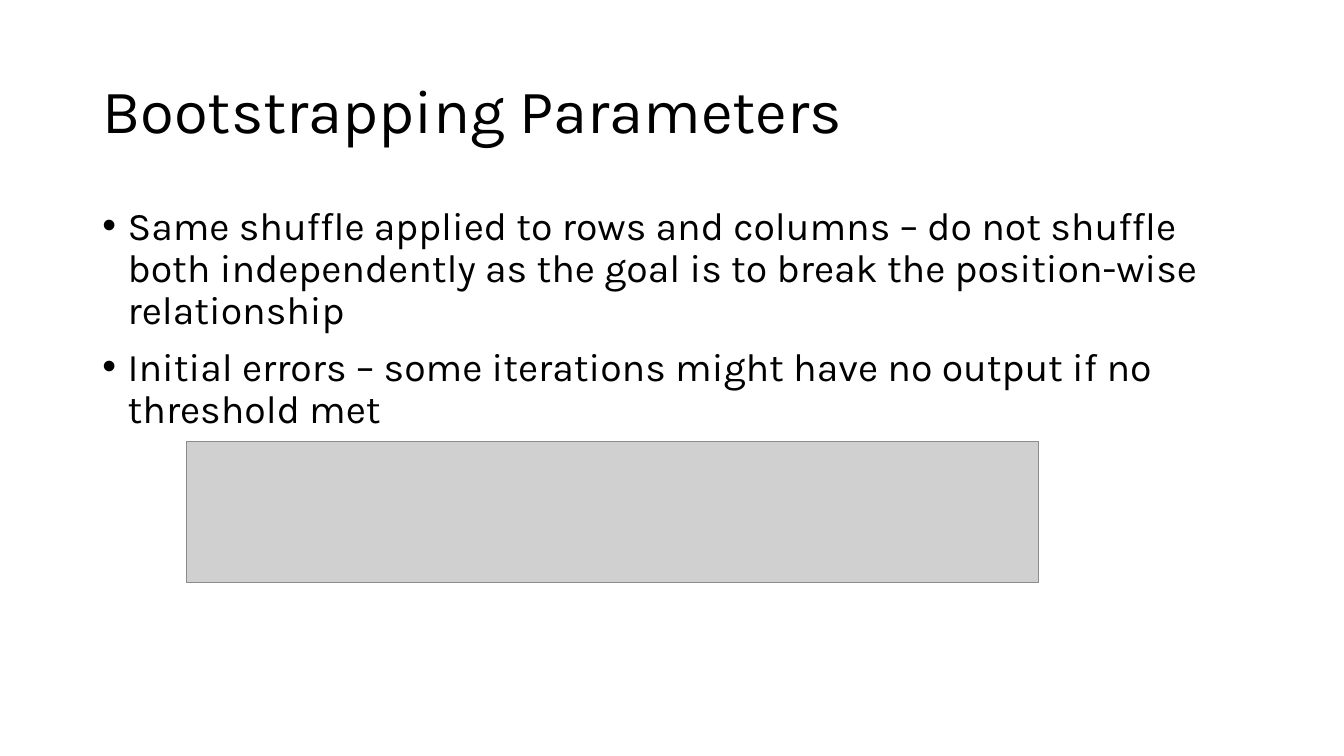
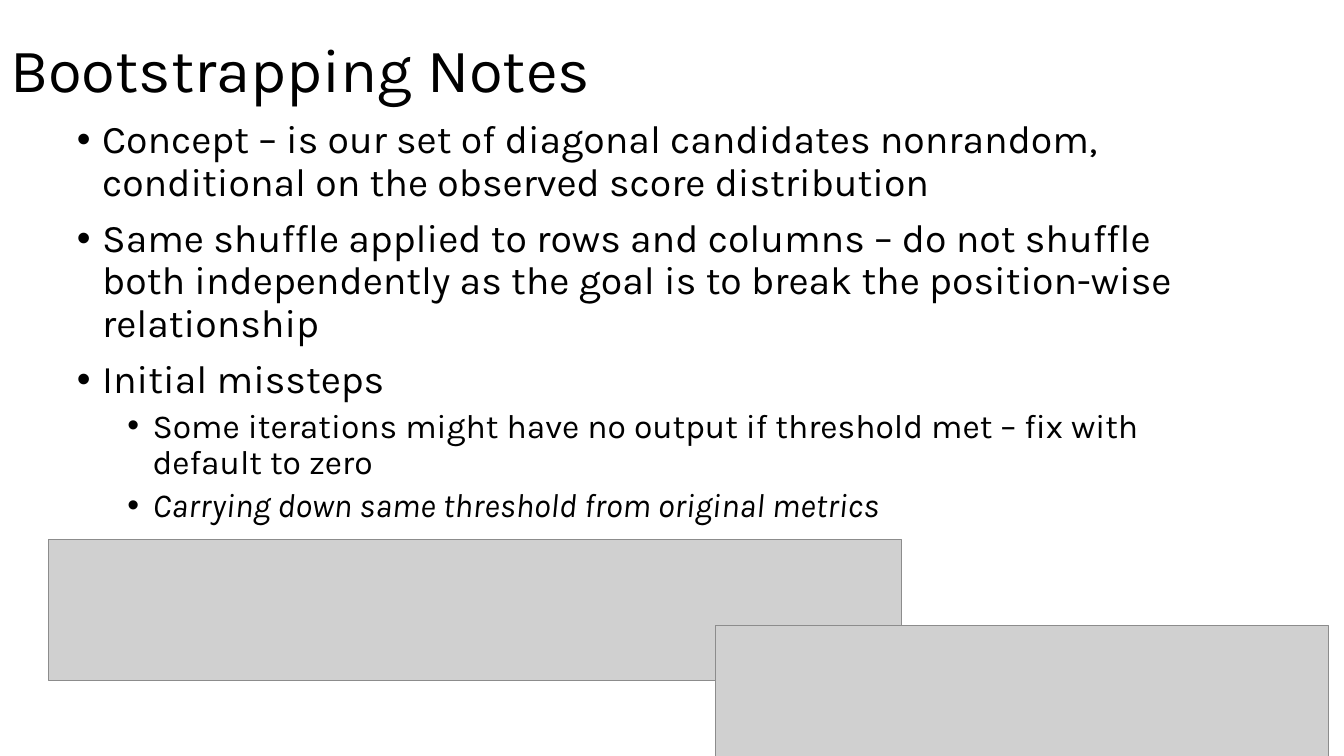
Before and after one commit to eshin21/drippy, a slide deck: slide 5 of Presentations/May Motif Gallery.pptx. Drawn at 1344x756 pixels with LibreOffice and Linux fonts; fonts in the diff are those of the drawing; grey boxes stand for pictures. Boxes give left, top, right and bottom in pixels: in the first picture for what was removed or moved away, otherwise in the second. Text is boxed around its words. In the diff, an @@ line names an element or a change of style, - is before the commit and + after.

Commit message:
testing reverse on same ex1mo1, success and export mapback results

```diff
--- a/Presentations/May Motif Gallery.pptx
+++ b/Presentations/May Motif Gallery.pptx
@@ title at (x1=10, y1=49, x2=590, y2=107): text changed @@
-Bootstrapping Parameters
+Bootstrapping Notes
@@ text "Concept – is our set ..." moved from (x1=128, y1=213, x2=1197, y2=424) to (x1=102, y1=126, x2=1171, y2=526) @@
@@ text at (x1=102, y1=126, x2=1097, y2=197): paragraph added @@
+• Concept – is our set of diagonal candidates nonrandom, conditional on the observed score distribution
@@ text at (x1=102, y1=366, x2=1138, y2=526): text changed; size 28 to 24 pt @@
-• Initial errors – some iterations might have no output if no threshold met
+• Initial missteps
+  • Some iterations might have no output if threshold met – fix with default to zero
+  • Carrying down same threshold from original metrics
@@ picture moved from (x1=187, y1=442, x2=1040, y2=583) to (x1=49, y1=539, x2=902, y2=681) @@
@@ picture added at (x1=716, y1=626, x2=1329, y2=756) @@
```
Also in this commit, not shown: 1 other slide changed, 5 slides added, 1 slide removed, 5 other files.
